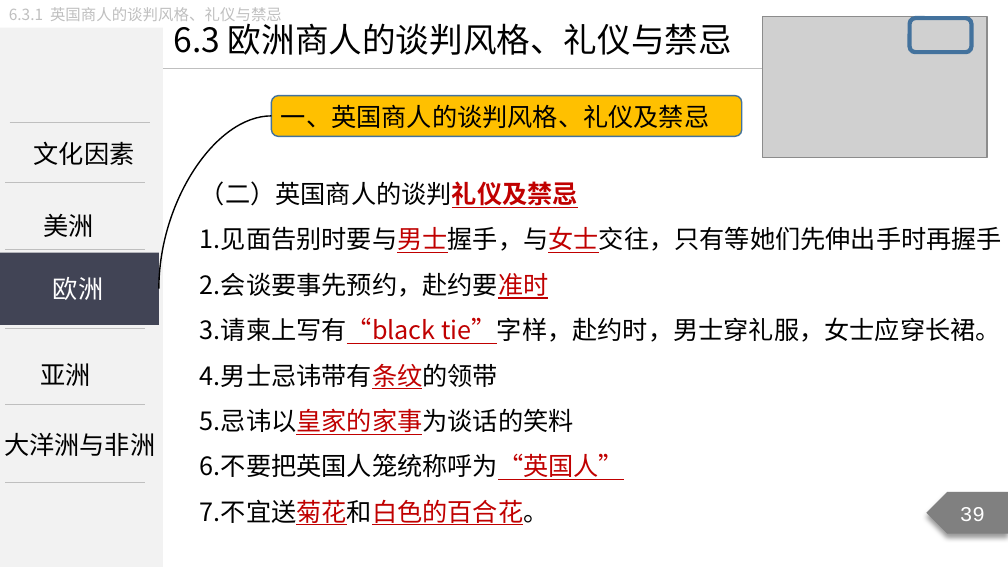
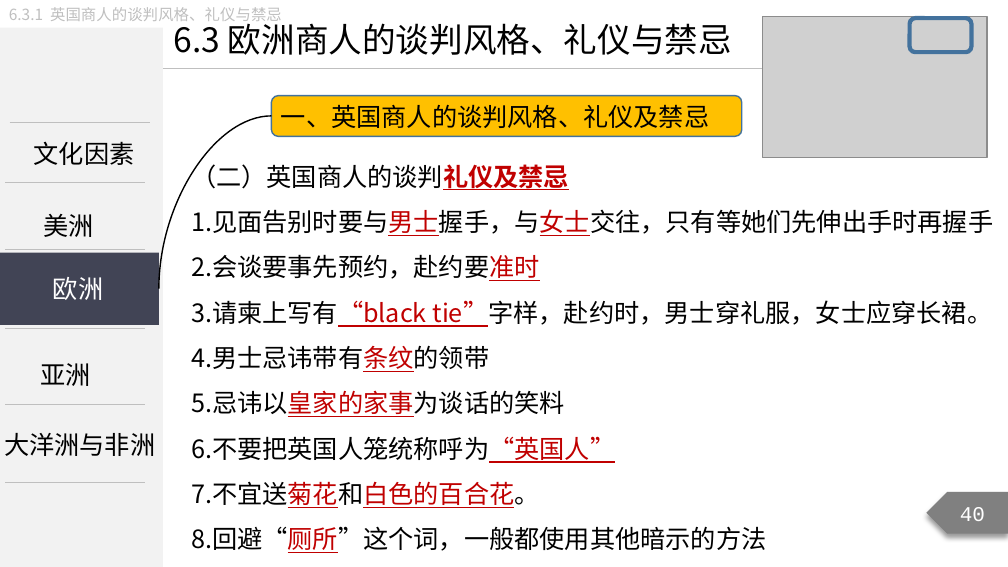
Before and after one commit to Call-me-zhy/tangtang, a slide deck: slide 40 of 3 国际商务谈判/课件/国际商务谈判精讲9.pptx (slide 39 before the commit). Drawn at 1008x567 pixels with LibreOffice and Linux fonts; fonts in the diff are those of the drawing; grey boxes stand for pictures. Boxes give left, top, right and bottom in pixels: in the first picture for what was removed or moved away, otherwise in the second. Text is boxed around its words. In the diff, an @@ line names an element or a change of style, - is before the commit and + after.

Commit message:
国际商务谈判精讲9修改

```diff
--- a/3 国际商务谈判/课件/国际商务谈判精讲9.pptx
+++ b/3 国际商务谈判/课件/国际商务谈判精讲9.pptx
@@ text "（二）英国商人的谈判礼仪及禁忌" moved from (x1=200, y1=181, x2=1002, y2=525) to (x1=191, y1=160, x2=993, y2=553) @@
@@ page number at (x1=960, y1=507, x2=985, y2=521): text changed @@
-39
+40
@@ text at (x1=191, y1=526, x2=766, y2=553): paragraph added @@
+8.回避“厕所”这个词，一般都使用其他暗示的方法
```
Also in this commit, not shown: 49 other slides changed, 3 slides added, 1 slide removed, 11 other files.
